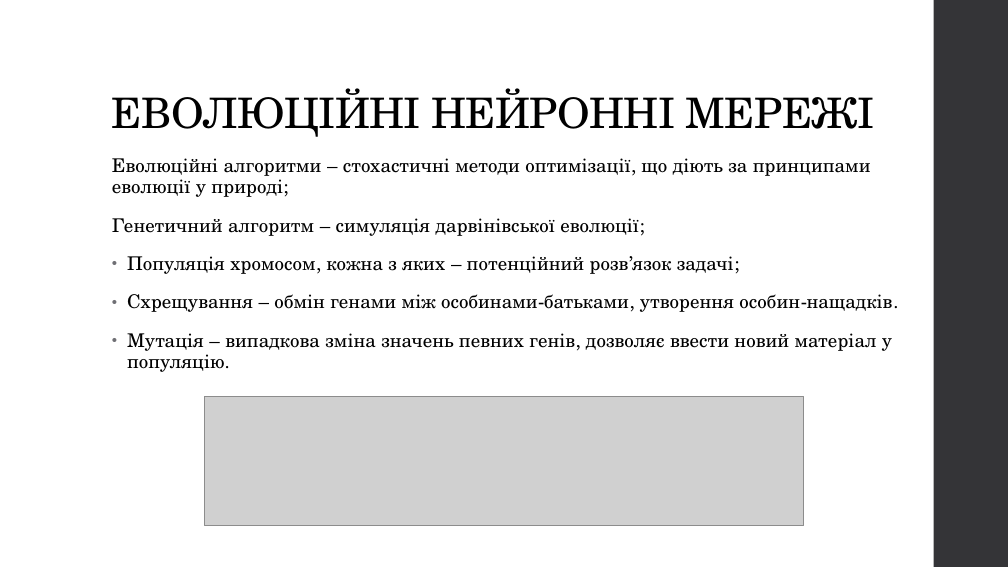
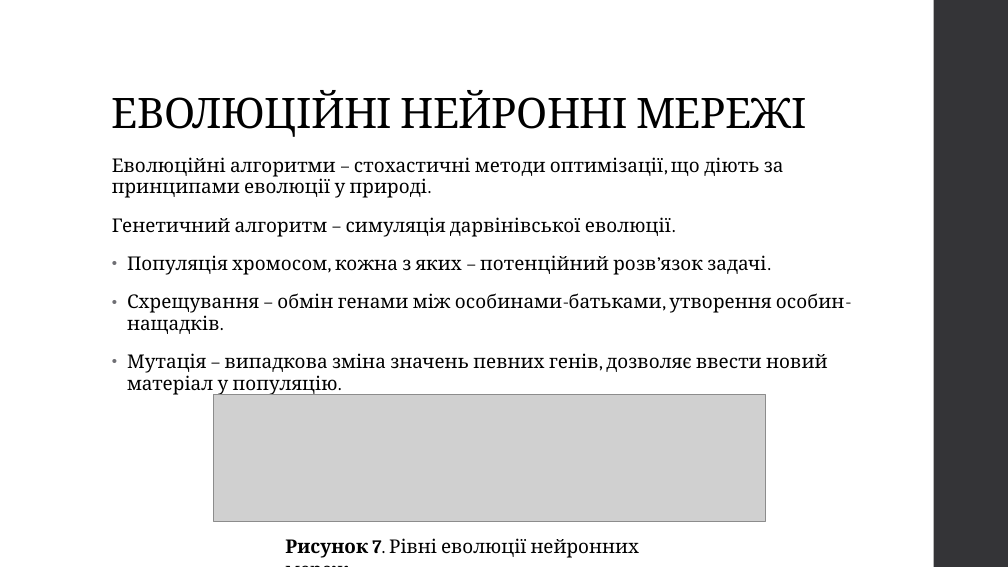
Before and after one commit to Romchyk-S/Thesis, a slide deck: slide 8 of Застосування методів машинного навчання для прогнозування елементів конструкцій-1.pptx. Drawn at 1008x567 pixels with LibreOffice and Linux fonts; fonts in the diff are those of the drawing; grey boxes stand for pictures. Boxes give left, top, right and bottom in pixels: in the first picture for what was removed or moved away, otherwise in the second. Text is boxed around its words. In the diff, an @@ line names an element or a change of style, - is before the commit and + after.

```diff
--- a/Застосування методів машинного навчання для прогнозування елементів конструкцій-1.pptx
+++ b/Застосування методів машинного навчання для прогнозування елементів конструкцій-1.pptx
@@ title "ЕВОЛЮЦІЙНІ НЕЙРОННІ МЕРЕЖІ" at [112,90,807,137]: font TeX Gyre Schola to Cambria @@
@@ text at [112,157,784,275]: text changed; font TeX Gyre Schola to Cambria @@
-Еволюційні алгоритми – стохастичні методи оптимізації, що діють за принципами еволюції у природі;
-Генетичний алгоритм – симуляція дарвінівської еволюції;
-• Популяція хромосом, кожна з яких – потенційний розв’язок задачі;
+Еволюційні алгоритми – стохастичні методи оптимізації, що діють за принципами еволюції у природі.
+Генетичний алгоритм – симуляція дарвінівської еволюції.
+• Популяція хромосом, кожна з яких – потенційний розв’язок задачі.
@@ text at [127,293,845,396]: font TeX Gyre Schola to Cambria in "Схрещування – обмін генами між особинами-батьками, утворення ...", "Мутація – випадкова зміна значень певних генів, ..." @@
@@ picture: place and size @@
-picture at [204,396,804,526]
+picture at [213,395,765,521]
@@ text added at [285,538,639,558], 18 pt, text #000000 @@
+Рисунок 7. Рівні еволюції нейронних мереж
```
Also in this commit, not shown: 13 other slides changed, 16 other files.
